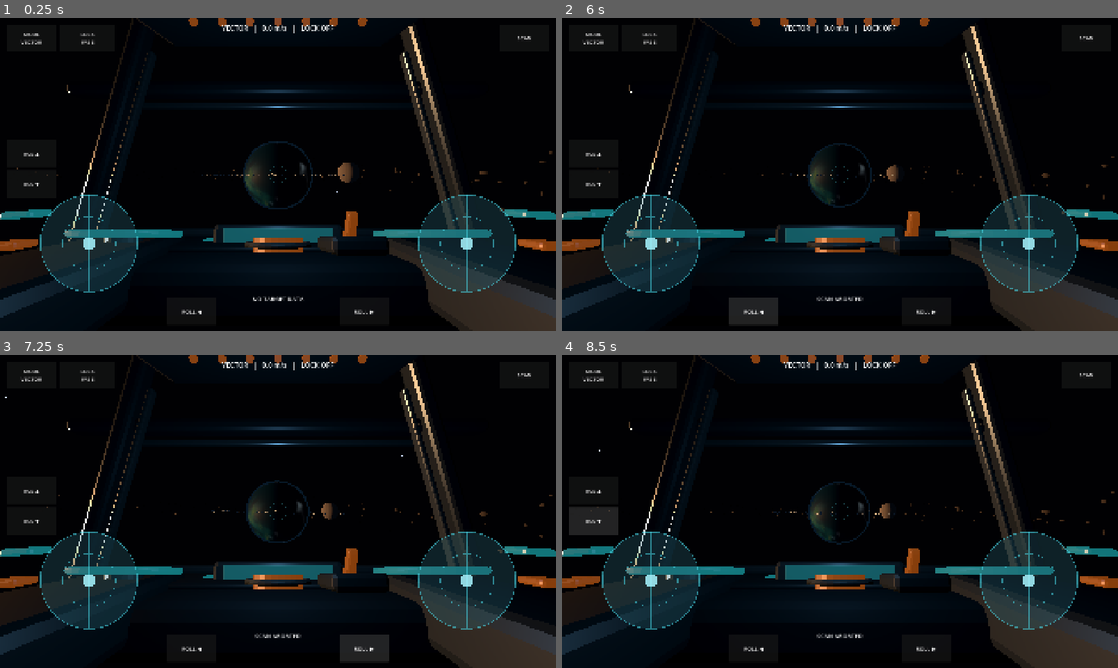
Above: before the commit, frames 1-4 (two rows, left to right).
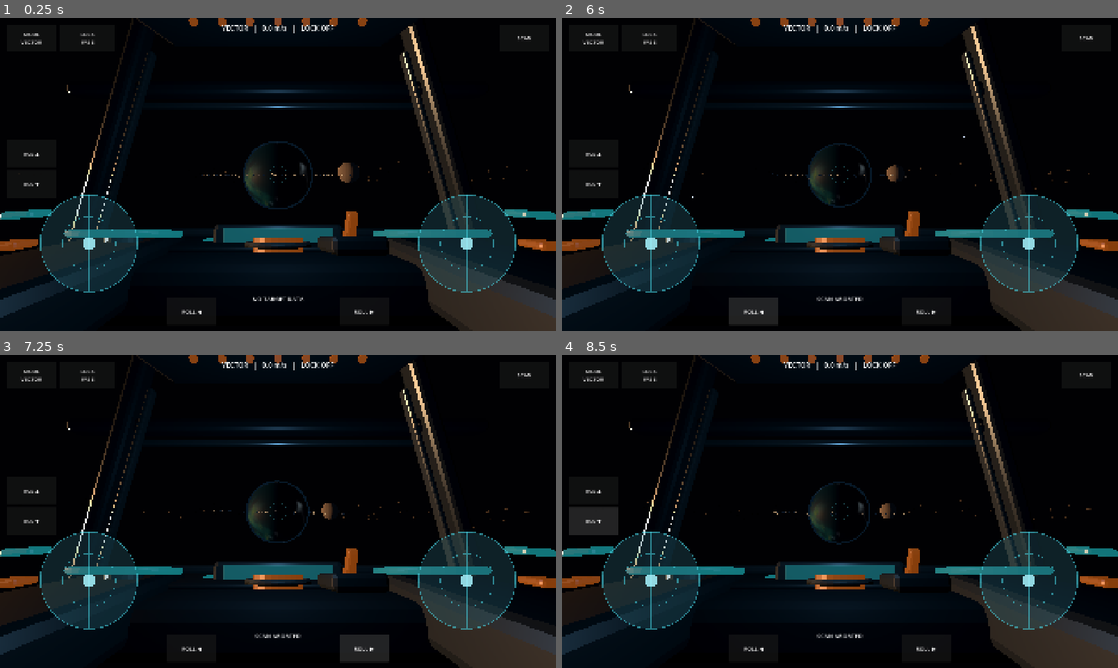
Above: after the commit, the same moments.

Repository: narmanb/science-playground
Game: Godot game, scene res://scenes/main.tscn
The game is run twice, just before and just after one commit, with the same random seed, the same clock (stepped at 60 frames per second) and the same inputs.
Inputs:
- Up to frame 1 (0.25 s): no input
- Up to frame 2 (6 s): click "MODE VECTOR" at 0.5 s; click "MODE DRIFT" at 1.25 s; click "MODE CRUISE" at 2 s; click "LOCK FREE" at 2.75 s; click "LOCK ENGAGED" at 3.5 s; click "SCAN" at 4.25 s; click "ABORT" at 5 s; click "ROLL ◀" at 5.75 s
- Up to frame 3 (7.25 s): click "ROLL ▶" at 6.5 s
- Up to frame 4 (8.5 s): click "RCS ▲" at 7.25 s; click "RCS ▼" at 8 s

The runs differ from the first frame. In frame 1, 0.2% of the frame differs, in the area x 3-100%, y 42-62%; in frame 2, 0.1%; in frame 3, 0.1%; in frame 4, 0.2%, in the area x 5-100%, y 30-63%.

Commit message:
Render expanded Asterion planetary system

Diff:
--- a/scripts/procedural_system.gd
+++ b/scripts/procedural_system.gd
@@ -2,6 +2,9 @@
 class_name ProceduralSystem
 
 const SYSTEM_MANIFEST_PATH := "res://data/asterion_system.json"
+const PLAYABLE_UNITS_PER_AU := 310.0 / 0.68
+const NYSA_REFERENCE_PERIOD_DAYS := 239.713
+const NYSA_REFERENCE_ORBIT_SPEED := 0.006
 
 @export var asteroid_count := 420
 @export var ring_particle_count := 700
@@ -50,7 +53,8 @@
 
 func _build_system() -> void:
 	_create_star()
-	_create_planet_and_moon()
+	_create_nysa_and_thale()
+	_create_additional_planets()
 	_create_asteroid_belt()
 	_create_background_stars()
 
@@ -88,26 +92,27 @@
 
 	var light := OmniLight3D.new()
 	light.name = "AsterionLight"
-	light.omni_range = 900.0
+	light.omni_range = 1000.0
 	light.light_energy = clampf(4.7 + luminosity_solar * 3.5, 5.0, 7.5)
 	light.shadow_enabled = false
 	light.light_color = Color(1.0, 0.71, 0.48)
 	add_child(light)
 
 
-func _create_planet_and_moon() -> void:
+func _create_nysa_and_thale() -> void:
 	var planet_data: Dictionary = _body_data("Nysa")
 	var moon_data: Dictionary = _body_data("Thale")
 
 	var planet_radius_earth: float = float(planet_data.get("radius_earth", 1.34))
 	var semimajor_axis_au: float = float(planet_data.get("semimajor_axis_au", 0.68))
-	var orbital_period_days: float = float(planet_data.get("orbital_period_days", 239.713))
+	var orbital_period_days: float = float(planet_data.get("orbital_period_days", NYSA_REFERENCE_PERIOD_DAYS))
 	var planet_radius: float = 22.0 * planet_radius_earth / 1.34
-	var orbital_radius: float = 310.0 * semimajor_axis_au / 0.68
-	var orbit_speed: float = 0.006 * 239.713 / maxf(orbital_period_days, 1.0)
+	var orbital_radius: float = PLAYABLE_UNITS_PER_AU * semimajor_axis_au
+	var orbit_speed: float = _playable_orbit_speed(orbital_period_days)
 
 	var planet_pivot := Node3D.new()
 	planet_pivot.name = "PlanetOrbit"
+	planet_pivot.rotation_degrees.y = float(planet_data.get("initial_phase_degrees", 0.0))
 	add_child(planet_pivot)
 	orbiters.append({"pivot": planet_pivot, "speed": orbit_speed})
 
@@ -138,7 +143,7 @@
 	planet_pivot.add_child(planet)
 	_add_atmosphere(planet, planet_radius * 1.055, Color(0.16, 0.56, 0.9, 0.16))
 	if bool((planet_data.get("rings", {}) as Dictionary).get("present", true)):
-		_add_ring_system(planet)
+		_add_ring_system(planet, 1.40, 2.22, Color(0.62, 0.70, 0.73), ring_particle_count)
 
 	var moon_pivot := Node3D.new()
 	moon_pivot.name = "MoonOrbit"
@@ -167,6 +172,101 @@
 		]
 	)
 	moon_pivot.add_child(moon)
+
+
+func _create_additional_planets() -> void:
+	var visual_configs := {
+		"Veyr": {
+			"radius": 13.0,
+			"color": Color(0.52, 0.19, 0.07),
+			"roughness": 0.92,
+			"metallic": 0.05,
+			"atmosphere": Color(0.72, 0.22, 0.08, 0.08),
+		},
+		"Orun": {
+			"radius": 25.0,
+			"color": Color(0.24, 0.45, 0.58),
+			"roughness": 0.74,
+			"metallic": 0.0,
+			"atmosphere": Color(0.24, 0.60, 0.75, 0.12),
+		},
+		"Kharis": {
+			"radius": 43.0,
+			"color": Color(0.17, 0.37, 0.48),
+			"roughness": 0.68,
+			"metallic": 0.0,
+			"atmosphere": Color(0.20, 0.52, 0.68, 0.11),
+			"ring_color": Color(0.45, 0.39, 0.34),
+			"ring_count": 900,
+			"ring_inner": 1.32,
+			"ring_outer": 2.45,
+		},
+	}
+
+	for body_name in ["Veyr", "Orun", "Kharis"]:
+		var body_data := _body_data(body_name)
+		if body_data.is_empty():
+			continue
+		var config: Dictionary = visual_configs[body_name]
+		_create_manifest_planet(body_data, config)
+
+
+func _create_manifest_planet(body_data: Dictionary, visual_config: Dictionary) -> void:
+	var body_name := String(body_data.get("name", "Unnamed"))
+	var semimajor_axis_au: float = float(body_data.get("semimajor_axis_au", 1.0))
+	var orbital_period_days: float = float(body_data.get("orbital_period_days", 365.25))
+	var orbital_radius: float = PLAYABLE_UNITS_PER_AU * semimajor_axis_au
+	var phase_degrees: float = float(body_data.get("initial_phase_degrees", 0.0))
+
+	var pivot := Node3D.new()
+	pivot.name = body_name + "Orbit"
+	pivot.rotation_degrees.y = phase_degrees
+	add_child(pivot)
+	orbiters.append({"pivot": pivot, "speed": _playable_orbit_speed(orbital_period_days)})
+
+	var radius: float = float(visual_config.get("radius", 16.0))
+	var color: Color = visual_config.get("color", Color(0.35, 0.35, 0.35))
+	var roughness: float = float(visual_config.get("roughness", 0.82))
+	var metallic: float = float(visual_config.get("metallic", 0.0))
+	var planet := _make_sphere_body(
+		body_name,
+		radius,
+		Vector3(orbital_radius, 0.0, 0.0),
+		color,
+		roughness,
+		metallic
+	)
+	planet.set_meta("scan_name", body_name.to_upper())
+	planet.set_meta("scan_class", String(body_data.get("kind", "planet")).replace("_", " ").to_upper())
+	planet.set_meta(
+		"scan_note",
+		"Mass %.2f Earth | Radius %.2f Earth | Gravity %.3f g | Orbit %.1f d | Teq %.1f K" % [
+			float(body_data.get("mass_earth", 1.0)),
+			float(body_data.get("radius_earth", 1.0)),
+			float(body_data.get("surface_gravity_g", 1.0)),
+			orbital_period_days,
+			float(body_data.get("equilibrium_temperature_k", 0.0)),
+		]
+	)
+	pivot.add_child(planet)
+
+	if visual_config.has("atmosphere"):
+		var atmosphere_color: Color = visual_config["atmosphere"]
+		_add_atmosphere(planet, radius * 1.045, atmosphere_color)
+
+	var rings: Dictionary = body_data.get("rings", {})
+	if bool(rings.get("present", false)) and visual_config.has("ring_color"):
+		_add_ring_system(
+			planet,
+			float(visual_config.get("ring_inner", 1.4)),
+			float(visual_config.get("ring_outer", 2.2)),
+			visual_config["ring_color"],
+			int(visual_config.get("ring_count", ring_particle_count))
+		)
+
+
+func _playable_orbit_speed(orbital_period_days: float) -> float:
+	return NYSA_REFERENCE_ORBIT_SPEED * NYSA_REFERENCE_PERIOD_DAYS / maxf(orbital_period_days, 1.0)
 
 
 func _make_sphere_body(body_name: String, radius: float, position_value: Vector3, color: Color, roughness: float, metallic: float) -> MeshInstance3D:
@@ -205,24 +305,29 @@
 	parent_body.add_child(atmosphere)
 
 
-func _add_ring_system(parent_body: MeshInstance3D) -> void:
+func _add_ring_system(parent_body: MeshInstance3D, inner_factor: float, outer_factor: float, ring_color: Color, instance_count: int) -> void:
+	var source_sphere := parent_body.mesh as SphereMesh
+	if source_sphere == null:
+		return
+	var base_radius: float = source_sphere.radius
+
 	var rings := MultiMeshInstance3D.new()
-	rings.name = "NysaRings"
+	rings.name = parent_body.name + "Rings"
 	var multimesh := MultiMesh.new()
 	multimesh.transform_format = MultiMesh.TRANSFORM_3D
 	var pebble := BoxMesh.new()
-	pebble.size = Vector3(0.32, 0.08, 0.16)
+	pebble.size = Vector3(base_radius * 0.015, base_radius * 0.0035, base_radius * 0.008)
 	var ring_material := StandardMaterial3D.new()
-	ring_material.albedo_color = Color(0.62, 0.7, 0.73)
-	ring_material.roughness = 0.82
+	ring_material.albedo_color = ring_color
+	ring_material.roughness = 0.86
 	pebble.material = ring_material
 	multimesh.mesh = pebble
-	multimesh.instance_count = ring_particle_count
-
-	for i in ring_particle_count:
+	multimesh.instance_count = instance_count
+
+	for i in instance_count:
 		var angle: float = rng.randf_range(0.0, TAU)
-		var radius: float = rng.randf_range(31.0, 49.0)
-		var vertical: float = rng.randfn(0.0, 0.28)
+		var radius: float = rng.randf_range(base_radius * inner_factor, base_radius * outer_factor)
+		var vertical: float = rng.randfn(0.0, base_radius * 0.012)
 		var position_value := Vector3(cos(angle) * radius, vertical, sin(angle) * radius)
 		var basis := Basis.from_euler(Vector3(rng.randf() * TAU, rng.randf() * TAU, rng.randf() * TAU))
 		var scale_value: float = rng.randf_range(0.45, 1.7)
@@ -252,8 +357,8 @@
 
 	for i in asteroid_count:
 		var angle: float = rng.randf_range(0.0, TAU)
-		var radius: float = rng.randf_range(470.0, 610.0)
-		var y: float = rng.randfn(0.0, 12.0)
+		var radius: float = rng.randf_range(650.0, 760.0)
+		var y: float = rng.randfn(0.0, 15.0)
 		var position_value := Vector3(cos(angle) * radius, y, sin(angle) * radius)
 		var basis := Basis.from_euler(Vector3(rng.randf() * TAU, rng.randf() * TAU, rng.randf() * TAU))
 		basis = basis.scaled(Vector3(
@@ -279,15 +384,15 @@
 	star_mesh.rings = 3
 	star_mesh.material = _emissive_material(Color(0.82, 0.88, 1.0), 2.5)
 	multimesh.mesh = star_mesh
-	multimesh.instance_count = 320
-
-	for i in 320:
+	multimesh.instance_count = 360
+
+	for i in 360:
 		var direction := Vector3(
 			rng.randf_range(-1.0, 1.0),
 			rng.randf_range(-1.0, 1.0),
 			rng.randf_range(-1.0, 1.0)
 		).normalized()
-		var distance: float = rng.randf_range(950.0, 1250.0)
+		var distance: float = rng.randf_range(1450.0, 1750.0)
 		var scale_value: float = rng.randf_range(0.45, 1.9)
 		multimesh.set_instance_transform(i, Transform3D(Basis().scaled(Vector3.ONE * scale_value), direction * distance))
 
